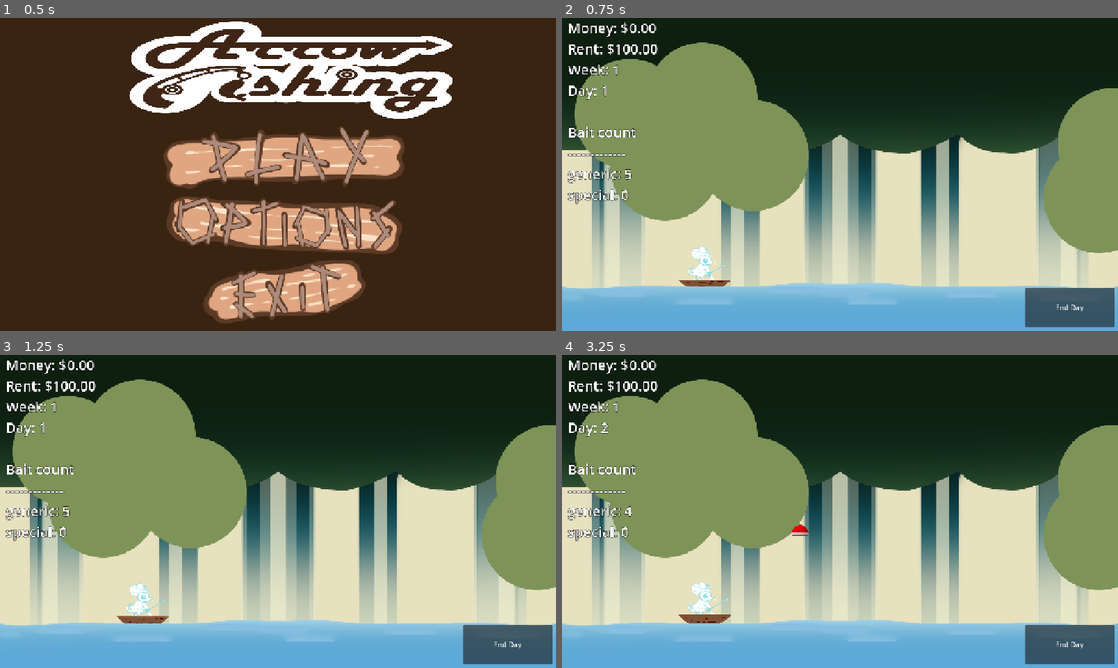
Above: before the commit, frames 1-4 (two rows, left to right).
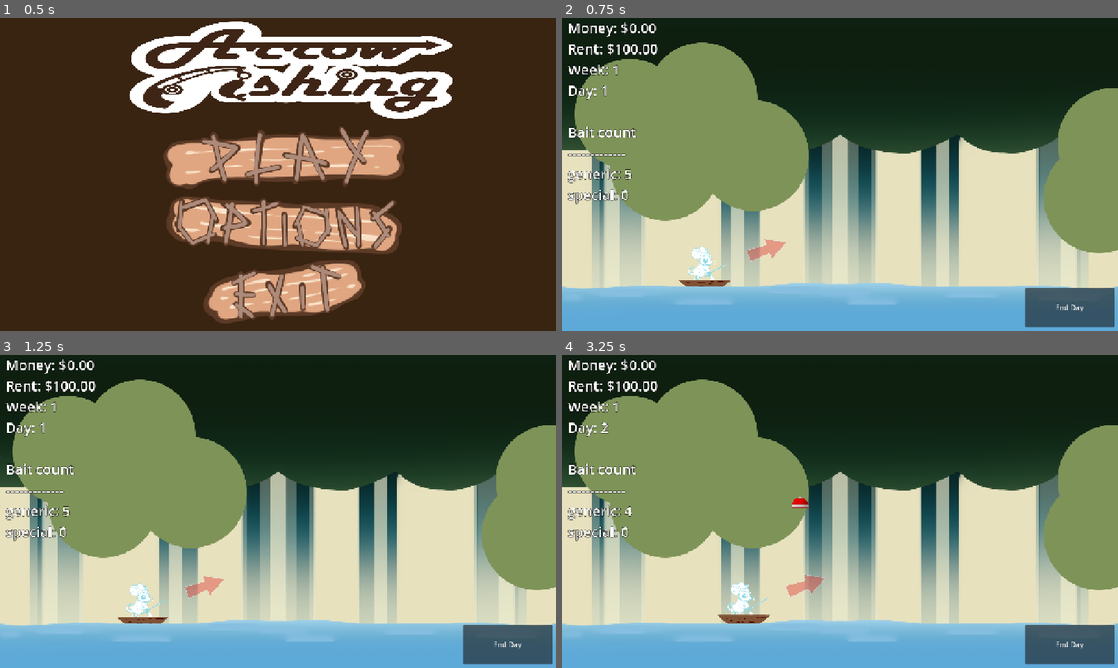
Above: after the commit, the same moments.

Repository: Meoah/Team-Awesome
Game: Godot game, scene res://scenes/default.tscn
The game is run twice, just before and just after one commit, with the same random seed, the same clock (stepped at 60 frames per second) and the same inputs.
Inputs (mouse positions are in pixels of both pictures, inside the frame that each line leads up to):
- Up to frame 1 (0.5 s): no input
- Up to frame 2 (0.75 s): click (845, 158) at 0.5 s
- Up to frame 3 (1.25 s): no input
- Up to frame 4 (3.25 s): click "End Day" at 1.25 s; click "Go to bed" at 2 s; tap Enter (ui_accept) at 2.75, 2.85, 3.02 s; hold Right (Right, bound only before the commit) from 2.78 s (still down)

Frame 1 is identical in both runs. In frame 2, 0.2% of the frame differs, in the area x 22-41%, y 70-86%; in frame 3, 0.3%; in frame 4, 1.4%, in the area x 21-48%, y 45-86%.

Commit message:
Jeremy has his own scripts now. He can aim and move.

Diff:
--- a/project.godot
+++ b/project.godot
@@ -45,25 +45,25 @@
 
 [input]
 
-Left={
+left={
 "deadzone": 0.2,
 "events": [Object(InputEventKey,"resource_local_to_scene":false,"resource_name":"","device":-1,"window_id":0,"alt_press …(195 unchanged characters)…
 , Object(InputEventKey,"resource_local_to_scene":false,"resource_name":"","device":-1,"window_id":0,"alt_pressed":false …(182 unchanged characters)…
 ]
 }
-Right={
+right={
 "deadzone": 0.2,
 "events": [Object(InputEventKey,"resource_local_to_scene":false,"resource_name":"","device":-1,"window_id":0,"alt_press …(195 unchanged characters)…
 , Object(InputEventKey,"resource_local_to_scene":false,"resource_name":"","device":-1,"window_id":0,"alt_pressed":false …(183 unchanged characters)…
 ]
 }
-Up={
+up={
 "deadzone": 0.2,
 "events": [Object(InputEventKey,"resource_local_to_scene":false,"resource_name":"","device":-1,"window_id":0,"alt_press …(195 unchanged characters)…
 , Object(InputEventKey,"resource_local_to_scene":false,"resource_name":"","device":-1,"window_id":0,"alt_pressed":false …(183 unchanged characters)…
 ]
 }
-Down={
+down={
 "deadzone": 0.2,
 "events": [Object(InputEventKey,"resource_local_to_scene":false,"resource_name":"","device":-1,"window_id":0,"alt_press …(195 unchanged characters)…
 , Object(InputEventKey,"resource_local_to_scene":false,"resource_name":"","device":-1,"window_id":0,"alt_pressed":false …(183 unchanged characters)…
--- a/scenes/actors/bobber.tscn
+++ b/scenes/actors/bobber.tscn
@@ -1,6 +1,6 @@
 [gd_scene load_steps=4 format=3 uid="uid://8rtag1fl3an4"]
 
-[ext_resource type="Texture2D" uid="uid://s547mvojrov2" path="res://assets/textures/bobber.png" id="1_pntiq"]
+[ext_resource type="Texture2D" uid="uid://s547mvojrov2" path="res://assets/textures/jeremy/bobber.png" id="1_pntiq"]
 
 [sub_resource type="PhysicsMaterial" id="PhysicsMaterial_pntiq"]
 
--- a/scenes/actors/main_character.tscn
+++ b/scenes/actors/main_character.tscn
@@ -1,6 +1,28 @@
-[gd_scene load_steps=2 format=3 uid="uid://c4g7xtu4dc0po"]
+[gd_scene load_steps=6 format=3 uid="uid://c4g7xtu4dc0po"]
 
-[ext_resource type="Texture2D" uid="uid://cyaxfdsfosdd3" path="res://assets/textures/MCPlaceholder.png" id="1_2fv12"]
+[ext_resource type="Texture2D" uid="uid://cyaxfdsfosdd3" path="res://assets/textures/jeremy/MCPlaceholder.png" id="1_2fv12"]
+[ext_resource type="Script" uid="uid://vc01sgmlolgc" path="res://scripts/actors/main_character.gd" id="1_mo88p"]
+[ext_resource type="PackedScene" uid="uid://8rtag1fl3an4" path="res://scenes/actors/bobber.tscn" id="2_5ovje"]
+[ext_resource type="Texture2D" uid="uid://dhuohlsyt23h5" path="res://assets/textures/jeremy/arrow.png" id="4_w0brd"]
 
-[node name="McPlaceholder" type="Sprite2D"]
+[sub_resource type="RectangleShape2D" id="RectangleShape2D_w0brd"]
+size = Vector2(800, 800)
+
+[node name="Jeremy" type="CharacterBody2D" node_paths=PackedStringArray("arrow_sprite", "boat_sprite")]
+script = ExtResource("1_mo88p")
+bobber_scene = ExtResource("2_5ovje")
+arrow_sprite = NodePath("Arrow")
+boat_sprite = NodePath("BoatSprite")
+
+[node name="BoatSprite" type="Sprite2D" parent="."]
 texture = ExtResource("1_2fv12")
+
+[node name="Arrow" type="Sprite2D" parent="."]
+modulate = Color(1, 1, 1, 0.39215687)
+position = Vector2(1000, 0)
+scale = Vector2(0.1, 0.1)
+texture = ExtResource("4_w0brd")
+
+[node name="CollisionShape2D" type="CollisionShape2D" parent="."]
+position = Vector2(0, -400)
+shape = SubResource("RectangleShape2D_w0brd")
--- a/scenes/game/daytime_main.tscn
+++ b/scenes/game/daytime_main.tscn
@@ -1,8 +1,7 @@
-[gd_scene load_steps=15 format=3 uid="uid://4wis367byvft"]
+[gd_scene load_steps=17 format=3 uid="uid://4wis367byvft"]
 
 [ext_resource type="Script" uid="uid://n3jjvqnan6hy" path="res://scripts/game/daytime_main.gd" id="1_2jsv6"]
 [ext_resource type="PackedScene" uid="uid://c4g7xtu4dc0po" path="res://scenes/actors/main_character.tscn" id="1_oxlu7"]
-[ext_resource type="PackedScene" uid="uid://bbklku0slqk5d" path="res://scenes/ui/arrows.tscn" id="2_kebv3"]
 [ext_resource type="PackedScene" uid="uid://8rtag1fl3an4" path="res://scenes/actors/bobber.tscn" id="3_6j7wl"]
 [ext_resource type="Texture2D" uid="uid://diefr1j4j4pji" path="res://assets/textures/background/FishingBGFiller.png" id="3_nw5db"]
 [ext_resource type="Texture2D" uid="uid://8v7i2pn3jxgb" path="res://assets/textures/background/Placeholder_Water.png" id="5_8rhjh"]
@@ -111,10 +110,17 @@
 [sub_resource type="RectangleShape2D" id="RectangleShape2D_6j7wl"]
 size = Vector2(1280, 89)
 
-[node name="DaytimeMain" type="Node2D" node_paths=PackedStringArray("MC", "info", "Indicator")]
+[sub_resource type="PhysicsMaterial" id="PhysicsMaterial_ovom5"]
+
+[sub_resource type="RectangleShape2D" id="RectangleShape2D_ovom5"]
+size = Vector2(50, 720)
+
+[sub_resource type="RectangleShape2D" id="RectangleShape2D_3kam8"]
+size = Vector2(50, 720)
+
+[node name="DaytimeMain" type="Node2D" node_paths=PackedStringArray("jeremy_node", "info", "Indicator")]
 script = ExtResource("1_2jsv6")
-fishingMinigameScene = ExtResource("2_kebv3")
-MC = NodePath("MainCharacter")
+jeremy_node = NodePath("Jeremy")
 bobber_scene = ExtResource("3_6j7wl")
 info = NodePath("Info")
 Indicator = NodePath("Indicator")
@@ -123,9 +129,10 @@
 position = Vector2(640, 360)
 texture = ExtResource("3_nw5db")
 
-[node name="MainCharacter" parent="." instance=ExtResource("1_oxlu7")]
+[node name="Jeremy" parent="." instance=ExtResource("1_oxlu7")]
 position = Vector2(329.00003, 583)
 scale = Vector2(0.15348448, 0.15348448)
+collision_mask = 2
 
 [node name="Indicator" type="Sprite2D" parent="."]
 position = Vector2(0, -50)
@@ -152,11 +159,24 @@
 position = Vector2(640, 360)
 
 [node name="CollisionShape2D" type="CollisionShape2D" parent="Water"]
+visible = false
 position = Vector2(-0.875, 292.5)
 shape = SubResource("RectangleShape2D_6j7wl")
 
 [node name="Sprite2D" type="Sprite2D" parent="Water"]
 texture = ExtResource("5_8rhjh")
+
+[node name="Boundaries" type="StaticBody2D" parent="."]
+collision_layer = 2
+physics_material_override = SubResource("PhysicsMaterial_ovom5")
+
+[node name="LeftCollision" type="CollisionShape2D" parent="Boundaries"]
+position = Vector2(-25, 360)
+shape = SubResource("RectangleShape2D_ovom5")
+
+[node name="RightCollision" type="CollisionShape2D" parent="Boundaries"]
+position = Vector2(640, 360)
+shape = SubResource("RectangleShape2D_3kam8")
 
 [node name="Info" type="Label" parent="."]
 offset_left = 13.0
@@ -179,6 +199,10 @@
 grow_vertical = 0
 text = "End Day"
 
+[node name="Camera2D" type="Camera2D" parent="."]
+position = Vector2(640, 360)
+position_smoothing_enabled = true
+
 [connection signal="animation_finished" from="FISH" to="." method="_on_fish_animation_finished"]
 [connection signal="body_entered" from="Water" to="." method="_on_water_body_entered"]
 [connection signal="pressed" from="Button" to="." method="_on_button_pressed"]
--- a/scenes/game/nighttime_main.tscn
+++ b/scenes/game/nighttime_main.tscn
@@ -13,7 +13,7 @@
 script = ExtResource("1_53syt")
 info = NodePath("Info")
 
-[node name="MainCharacter" parent="." instance=ExtResource("2_s2grh")]
+[node name="Jeremy" parent="." instance=ExtResource("2_s2grh")]
 position = Vector2(329.00003, 583)
 scale = Vector2(0.15348448, 0.15348448)
 
--- a/scripts/actors/main_character.gd
+++ b/scripts/actors/main_character.gd
@@ -1,4 +1,100 @@
 extends CharacterBody2D
+class_name MainCharacter
 
-func _physics_process(_delta: float) -> void:
-	pass
+## Node exports
+@export var bobber_scene : PackedScene
+@export var arrow_sprite : Sprite2D
+@export var boat_sprite : Sprite2D
+
+# Arrow
+var arrow_distance : float = 0.0
+var cast_strength : float = 500.0
+var cast_angle : float = 20.0
+var angle_speed : float = 120.0
+
+# Bobber
+var active_bobber_count : int = 0
+var bobber_limit : int = 1
+
+# Movement
+enum InputFlags{
+	MOVE_LEFT  = 1 << 0,
+	MOVE_RIGHT = 1 << 1,
+	AIM_UP     = 1 << 2,
+	AIM_DOWN   = 1 << 3
+}
+var input_flags : int = 0
+var move_speed : float = 200.0
+
+# Bobbing
+var bob_amplitude : float = 2.0
+var bob_speed : float = 4.0
+var bob_timer : float = 0.0
+
+func _ready() -> void:
+	arrow_distance = arrow_sprite.position.length()
+	_update_arrow()
+
+func _input(event: InputEvent) -> void:
+	#TODO statemachine
+
+	if event.is_action_pressed("left"):		_set_flag(InputFlags.MOVE_LEFT, true)
+	if event.is_action_released("left"):	_set_flag(InputFlags.MOVE_LEFT, false)
+	if event.is_action_pressed("right"):	_set_flag(InputFlags.MOVE_RIGHT, true)
+	if event.is_action_released("right")	:_set_flag(InputFlags.MOVE_RIGHT, false)
+	if event.is_action_pressed("up"):		_set_flag(InputFlags.AIM_UP, true)
+	if event.is_action_released("up"):		_set_flag(InputFlags.AIM_UP, false)
+	if event.is_action_pressed("down"):		_set_flag(InputFlags.AIM_DOWN, true)
+	if event.is_action_released("down"):	_set_flag(InputFlags.AIM_DOWN, false)
+
+func _physics_process(delta: float) -> void:
+	_movement()
+	_water_bob(delta)
+	_aiming(delta)
+
+	move_and_slide()
+
+func _notification(what: int) -> void:
+	# Resets movement flags to 0 if window loses focus.
+	if what == NOTIFICATION_WM_WINDOW_FOCUS_OUT : input_flags = 0
+
+# Sets flag on or off
+func _set_flag(flag : int, enabled : bool) -> void:
+	if enabled : input_flags |= flag
+	else : input_flags &= ~flag
+
+# Movement handler
+func _movement() -> void:
+	var direction : float = 0.0
+	if input_flags & InputFlags.MOVE_LEFT : direction -= 1.0
+	if input_flags & InputFlags.MOVE_RIGHT : direction += 1.0
+	velocity = Vector2(direction * move_speed, 0)
+
+# Controls the bobbing motion
+func _water_bob(delta : float) -> void:
+	bob_timer += delta
+	var bob : float = sin(bob_timer) * bob_amplitude
+	boat_sprite.position.y = bob
+
+# Aiming handler
+func _aiming(delta) -> void:
+	var direction : float = 0.0
+	if input_flags & InputFlags.AIM_UP : direction += 1.0
+	if input_flags & InputFlags.AIM_DOWN : direction -= 1.0
+
+	# Moves arrow if up xor down are pressed. Clamps degrees between 20 and 80
+	if direction != 0.0:
+		cast_angle += direction * angle_speed * delta
+		cast_angle = clamp(cast_angle, 20.0, 80.0)
+		_update_arrow()
+
+# Sets the position and angle of the arrow.
+func _update_arrow() -> void:
+	arrow_sprite.rotation_degrees = -cast_angle
+	var cast_angle_radian = deg_to_rad(cast_angle)
+	arrow_sprite.position = Vector2(cos(cast_angle_radian), -sin(cast_angle_radian)) * arrow_distance
+
+func _throw_bobber() -> void:
+	if active_bobber_count < bobber_limit:
+		active_bobber_count += 1
+		var bobber = bobber_scene.instantiate()
--- a/scripts/game/daytime_main.gd
+++ b/scripts/game/daytime_main.gd
@@ -1,13 +1,11 @@
 extends Node2D
+class_name DaytimeMain
 
-@export var fishingMinigameScene : PackedScene
-
-#TODO Make these their own class and animate from their own scripts
-@export var MC : Sprite2D
+## Node exports
+@export var jeremy_node : MainCharacter
 @export var bobber_scene : PackedScene
 @export var info : Label #Temp
 @export var Indicator : Sprite2D
-
 
 var timeSinceCast : float = 0.0
 var bobberActive : bool = false
@@ -16,7 +14,7 @@
 var fishTimer : float = 0.0
 var boatTimer : float = 0.0
 
-var MCOriginY : float = 0.0
+var jeremyOriginY : float = 0.0
 
 #Placeholder
 var bobTime : float = 0.0
@@ -25,7 +23,7 @@
 
 func _ready() -> void:
 	_update_info()
-	MCOriginY = MC.global_position.y
+	jeremyOriginY = jeremy_node.global_position.y
 	fishTimer = randf() * 5
 	bobber = bobber_scene.instantiate()
 
@@ -40,16 +38,11 @@
 
 
 	if Input.is_action_just_pressed("ui_accept") && !bobberActive && player_data.use_bait("generic"):
-		bobber.global_position = MC.global_position + Vector2(0,-50)
+		bobber.global_position = jeremy_node.global_position + Vector2(0,-50)
 		bobber.apply_impulse(Vector2(500,-500))
 		add_child(bobber)
 		move_child(bobber, 3)
 		bobberActive = true
-
-	#Placeholder bobber animation
-	if bobberActive && bobber.is_freeze_enabled():
-		bobTime += delta
-		bobber.global_position.y = bobOriginY + sin(bobTime * 5.0) * 2.5
 
 	if bobberInWater && timeSinceCast >= fishTimer && !fishReady:
 		fishReady = true
@@ -65,11 +58,10 @@
 		bobberActive = false
 		bobber.queue_free()
 		bobber = bobber_scene.instantiate()
-		if fishingMinigameScene:
-			GameManager.popup_queue.show_popup(BasePopup.POPUP_TYPE.ARROWUI, {"flags" = BasePopup.POPUP_FLAG.WILL_PAUSE})
+		GameManager.popup_queue.show_popup(BasePopup.POPUP_TYPE.ARROWUI, {"flags" = BasePopup.POPUP_FLAG.WILL_PAUSE})
 
 
-	MC.global_position.y = MCOriginY + sin(boatTimer * 4.0) * 2.0
+	jeremy_node.global_position.y = jeremyOriginY + sin(boatTimer * 4.0) * 2.0
 
 #TODO move this elsewhere
 func calculate_rent() -> float:
Renamed: assets/textures/MCPlaceholder.png -> assets/textures/jeremy/MCPlaceholder.png
Not shown, changed: assets/textures/jeremy/MCPlaceholder.png.import
Binary file added: assets/textures/jeremy/arrow.png
Not shown, added: assets/textures/jeremy/arrow.png.import
Renamed: assets/textures/bobber.png -> assets/textures/jeremy/bobber.png
Not shown, changed: assets/textures/jeremy/bobber.png.import
